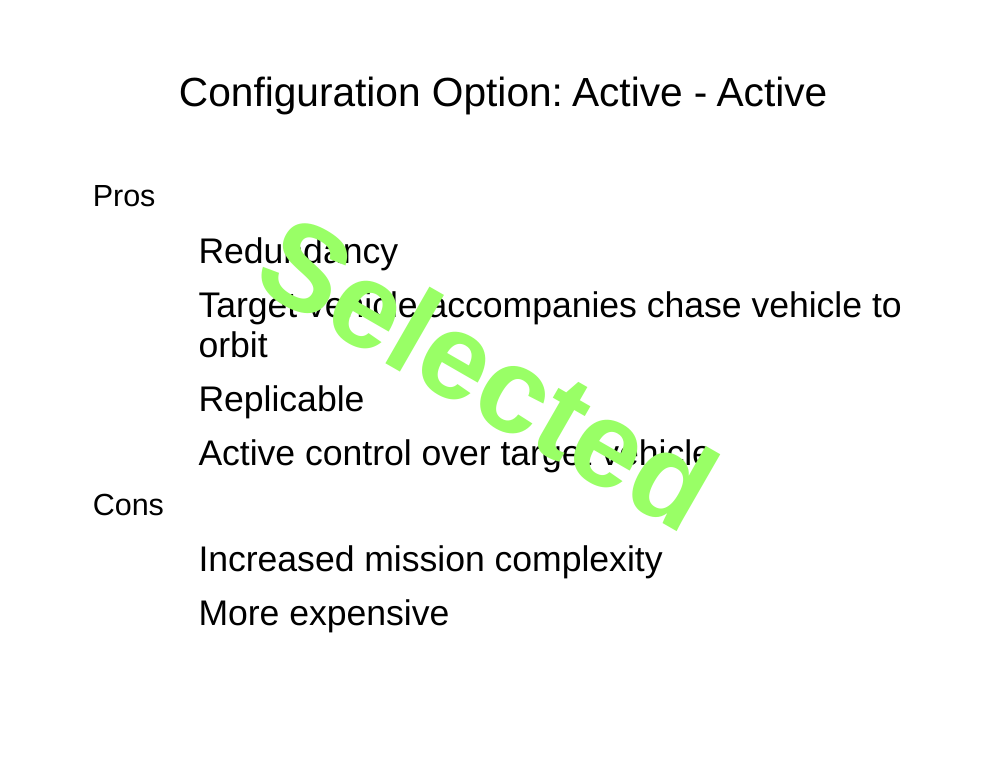
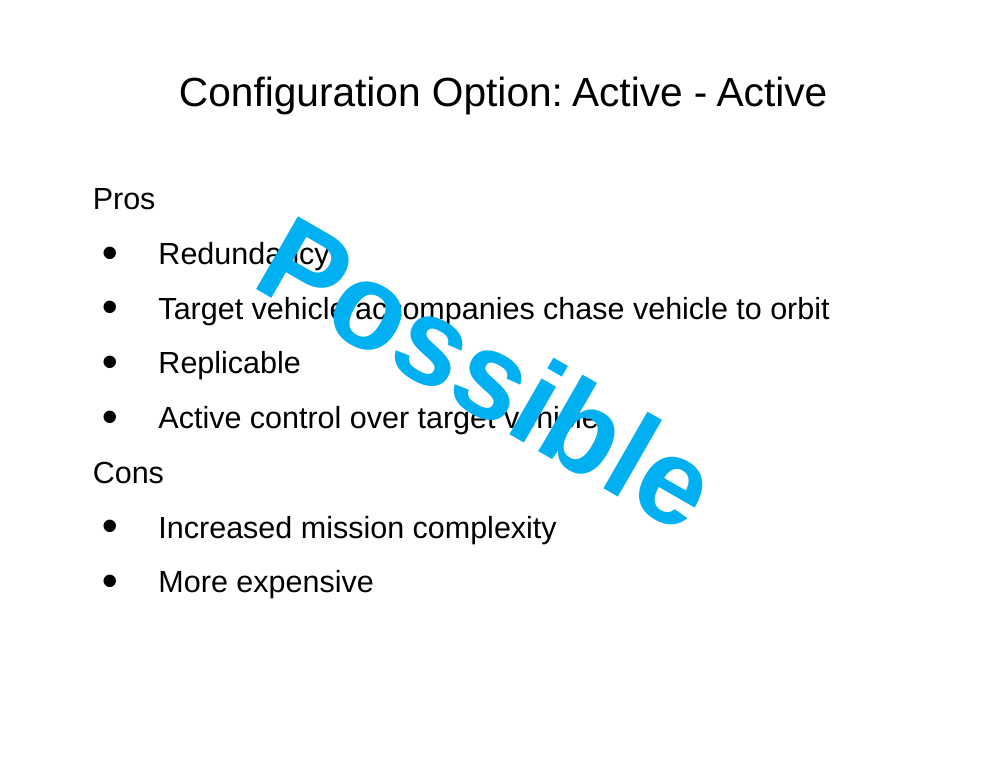
Before and after one commit to RascalSeniorDesign/Preliminary-Design, a slide deck: slide 6 of CMQA/Presentations/SRR Presentation.pptx. Drawn at 1008x757 pixels with LibreOffice and Linux fonts; fonts in the diff are those of the drawing; background and template pictures are left out. Boxes give left, top, right and bottom in pixels: in the first picture for what was removed or moved away, otherwise in the second. Text is boxed around its words. In the diff, an @@ line names an element or a change of style, - is before the commit and + after.

```diff
--- a/CMQA/Presentations/SRR Presentation.pptx
+++ b/CMQA/Presentations/SRR Presentation.pptx
@@ text at [138,132,837,619]: text changed; text colour #99FF66 to #00B0F0 @@
-Selected
+Possible
@@ text "Pros" at [93,188,829,598]: size 28 to 24 pt; bullet ● to •; line spacing 0.93 to 1; list level 2 to 1 in "Redundancy"; list level 2 to 1 in "Target vehicle accompanies chase vehicle ..."; list level 2 to 1 in "Replicable"; list level 2 to 1 in "Active control over target vehicle"; list level 2 to 1 in "Increased mission complexity"; list level 2 to 1 in "More expensive" @@
```
Also in this commit, not shown: 3 other slides changed, 9 slides added, 11 slides removed.
